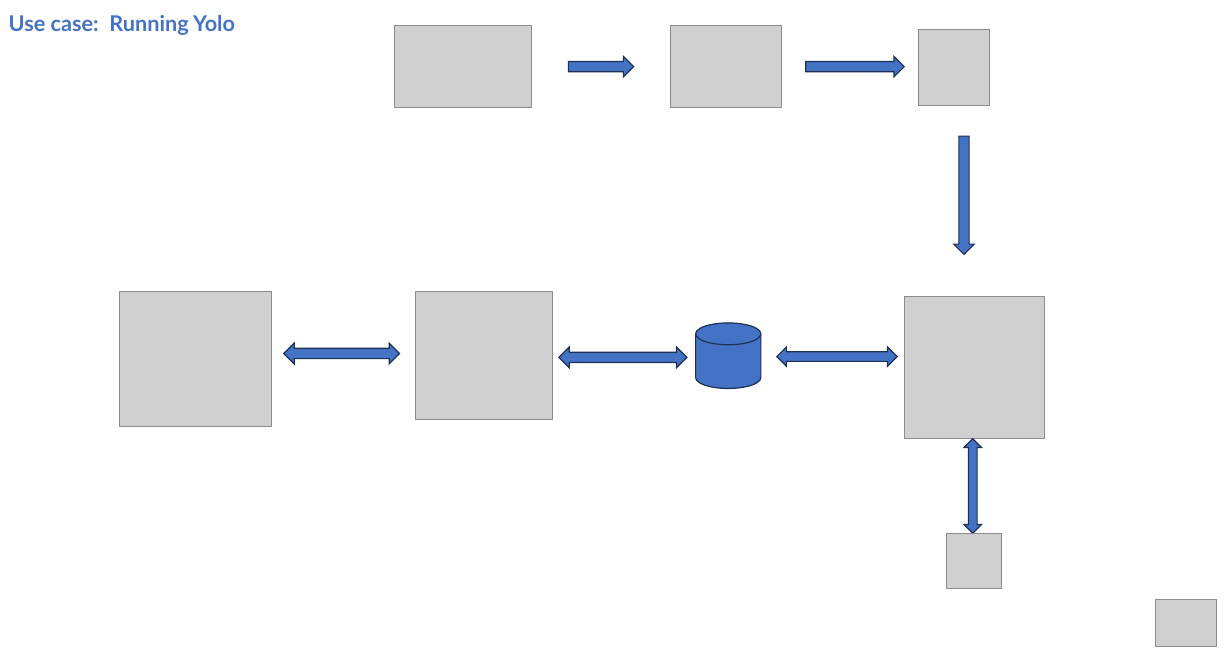
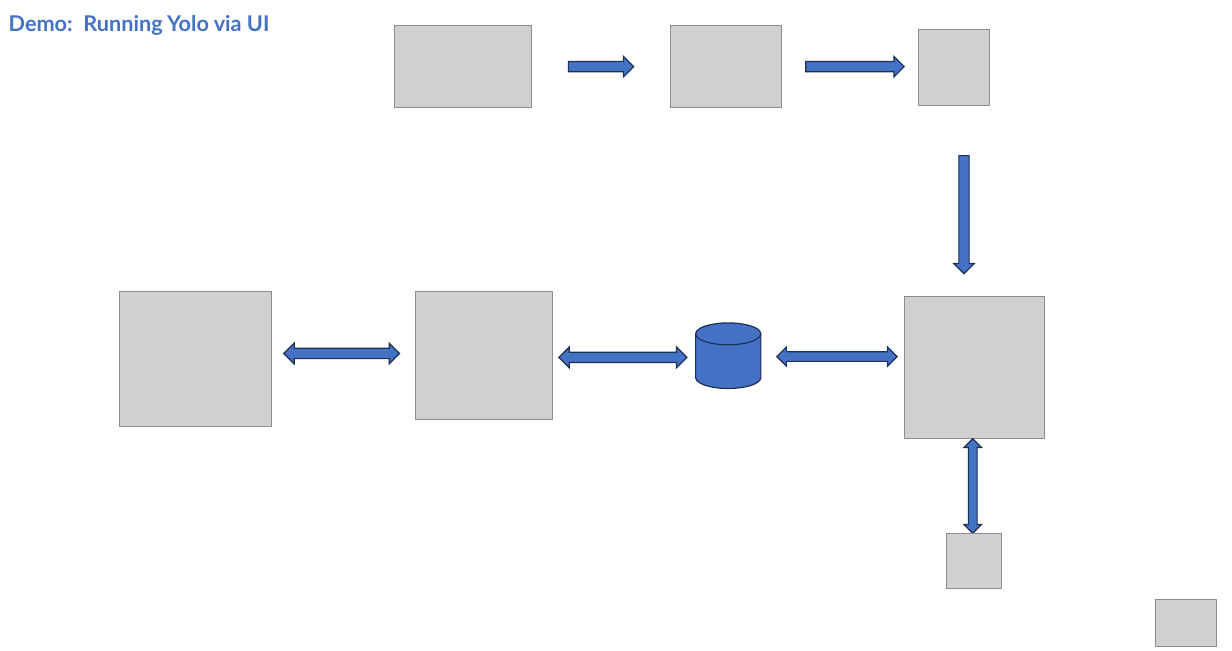
Before and after one commit to hmhwe/IMAGEN_Backend, a slide deck: slide 13 of docs/StakeholderM_CV.pptx. Drawn at 1232x651 pixels with LibreOffice and Linux fonts; fonts in the diff are those of the drawing; grey boxes stand for pictures. Boxes give left, top, right and bottom in pixels: in the first picture for what was removed or moved away, otherwise in the second. Text is boxed around its words. In the diff, an @@ line names an element or a change of style, - is before the commit and + after.

```diff
--- a/docs/StakeholderM_CV.pptx
+++ b/docs/StakeholderM_CV.pptx
@@ title at box(9, 15, 270, 35): text changed @@
-Use case: Running Yolo
+Demo: Running Yolo via UI
@@ right arrow: place and size @@
-right arrow at box(953, 136, 974, 254)
+right arrow at box(953, 156, 974, 274)
```
Also in this commit, not shown: 2 other slides changed.
